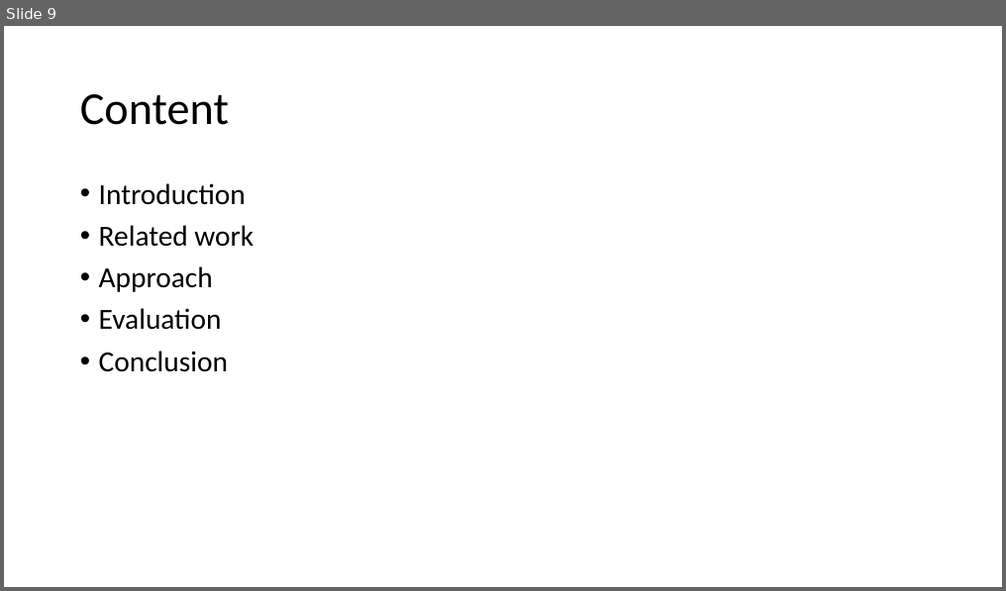
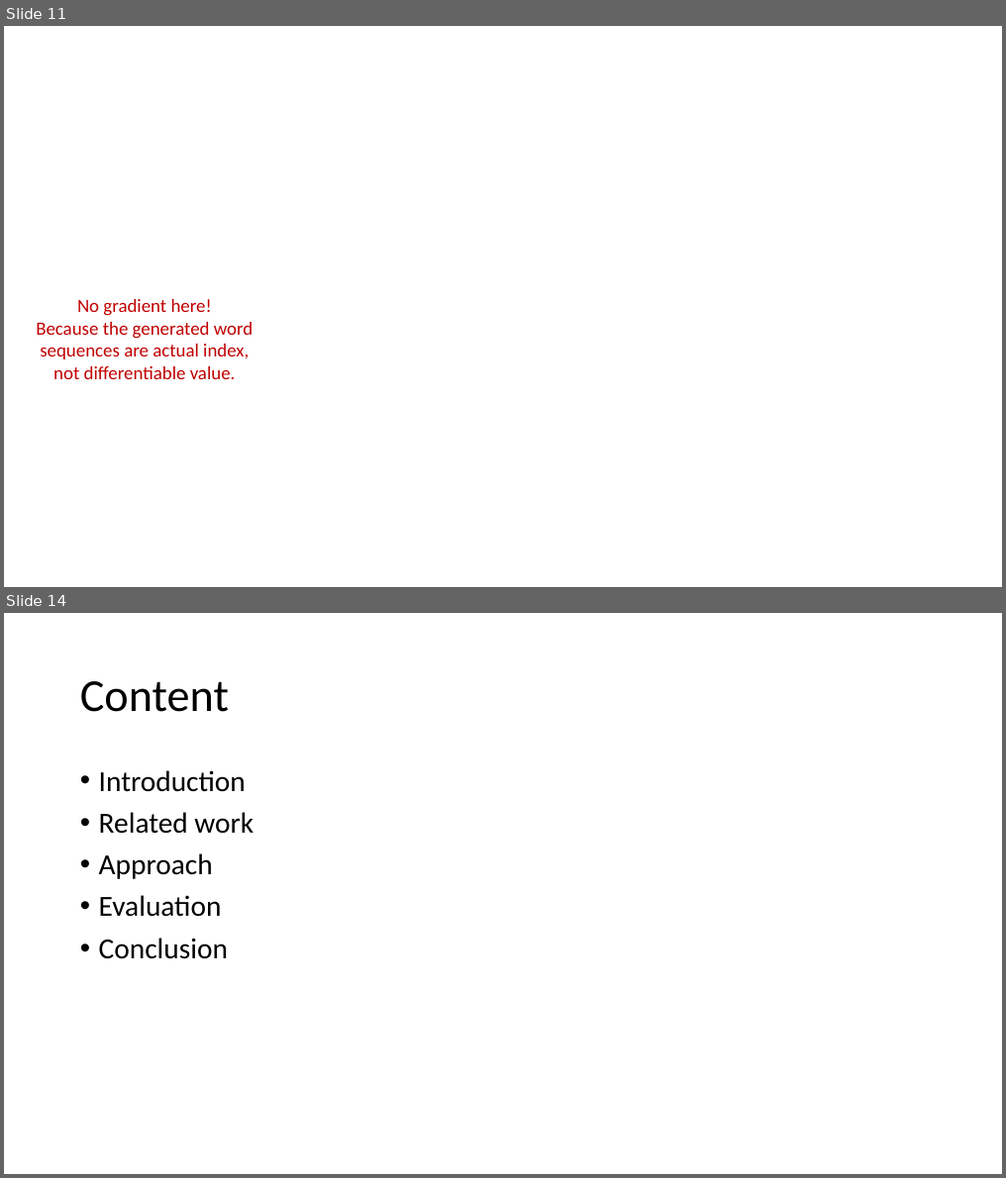
Before and after one commit to bitzj2015/EE599-Final-Project, a slide deck: doc/599-final-project.pptx. Shown one above the other, each under a label of ours: slide 9 before the commit, slides 11 and 14 after it; the slides between them are not shown. The pictures are 1006x591 and 1006x1178 pixels, drawn with LibreOffice and Linux fonts; fonts in the diff are those of the drawing; background and template pictures are left out. Boxes give left, top, right and bottom in pixels: in the first picture for what was removed or moved away, otherwise in the second. Text is boxed around its words. In the diff, an @@ line names an element or a change of style, - is before the commit and + after.

```diff
--- a/doc/599-final-project.pptx
+++ b/doc/599-final-project.pptx
@@ slide 11 added at [4, 26, 1002, 587], background picture (left out) @@
@@ text added at [36, 299, 253, 379], 18 pt, text #C00000 @@
+No gradient here!
+Because the generated word sequences are actual index, not differentiable value.
@@ what was slide 9 is now slide 14 @@
```
Also in this commit, not shown: 3 slides changed, 5 other slides added, 2 slides removed, 6 other files.
